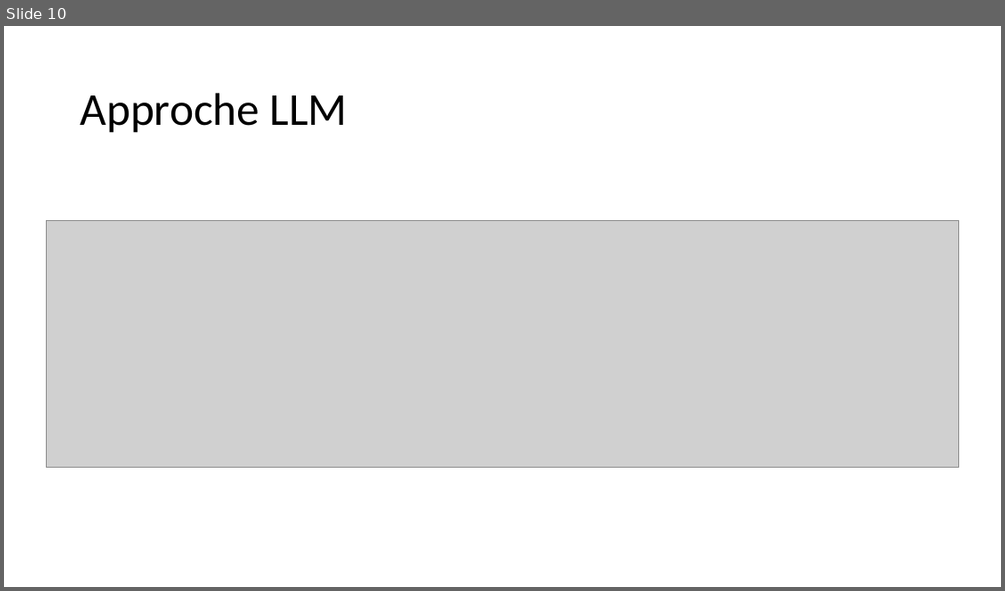
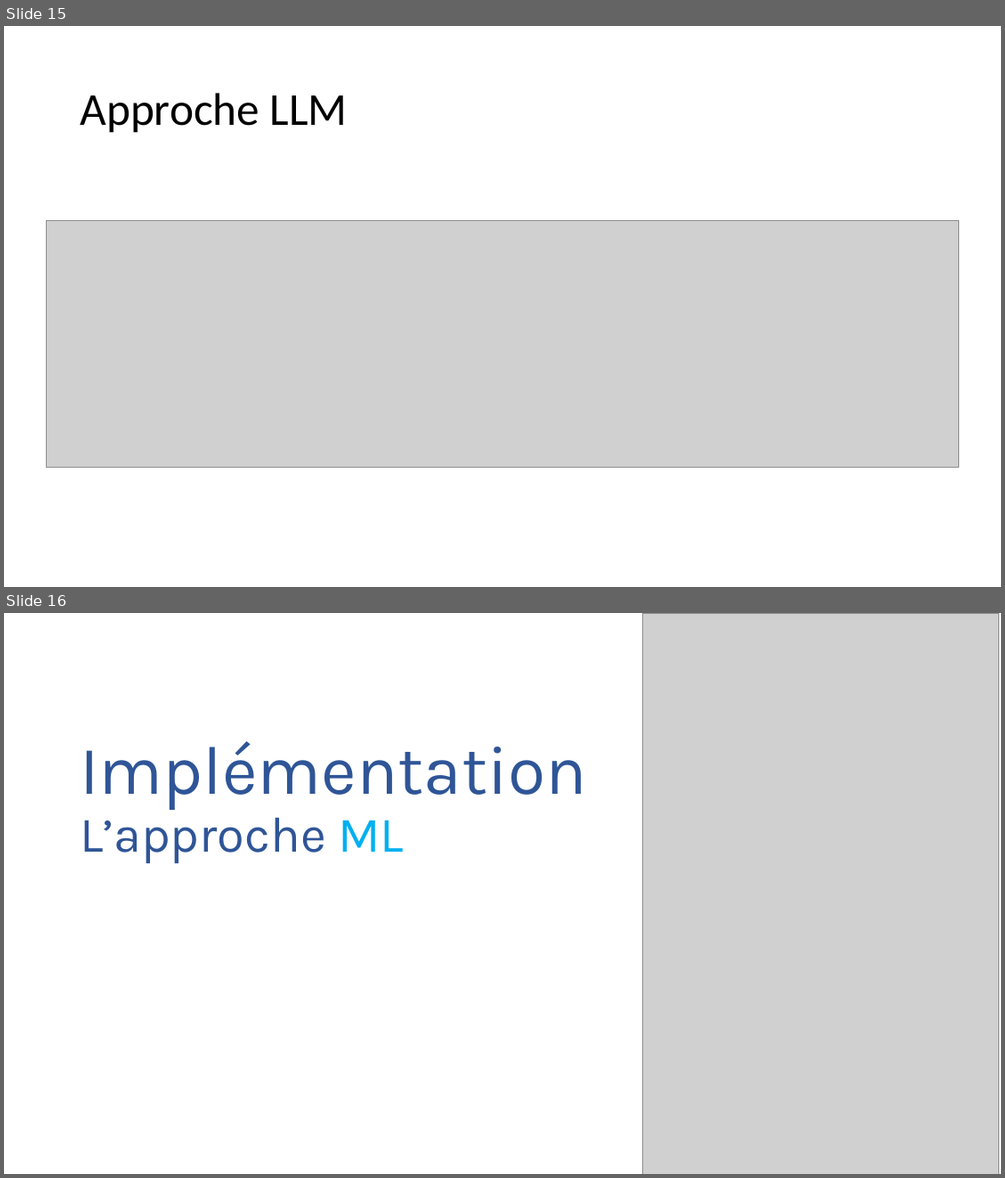
Before and after one commit to Ace4teaM/OCR-ZenAssist, a slide deck: Présentation.pptx. Shown one above the other, each under a label of ours: slide 10 before the commit, slides 15 and 16 after it. The pictures are 1005x591 and 1005x1178 pixels, drawn with LibreOffice and Linux fonts; fonts in the diff are those of the drawing; grey boxes stand for pictures. Boxes give left, top, right and bottom in pixels: in the first picture for what was removed or moved away, otherwise in the second. Text is boxed around its words. In the diff, an @@ line names an element or a change of style, - is before the commit and + after.

Commit message:
premiere approche ML

```diff
--- a/Présentation.pptx
+++ b/Présentation.pptx
@@ slide 16 added at box(4, 613, 1001, 1174), background #FFFFFF @@
@@ picture added at box(642, 613, 998, 1174) @@
@@ title added at box(80, 741, 586, 863), 66 pt, text #2F5597 @@
+Implémentation
+L’approche ML
@@ what was slide 10 is now slide 15 @@
```
Also in this commit, not shown: 3 slides changed, 10 other slides added, 2 slides removed, 6 other files.
